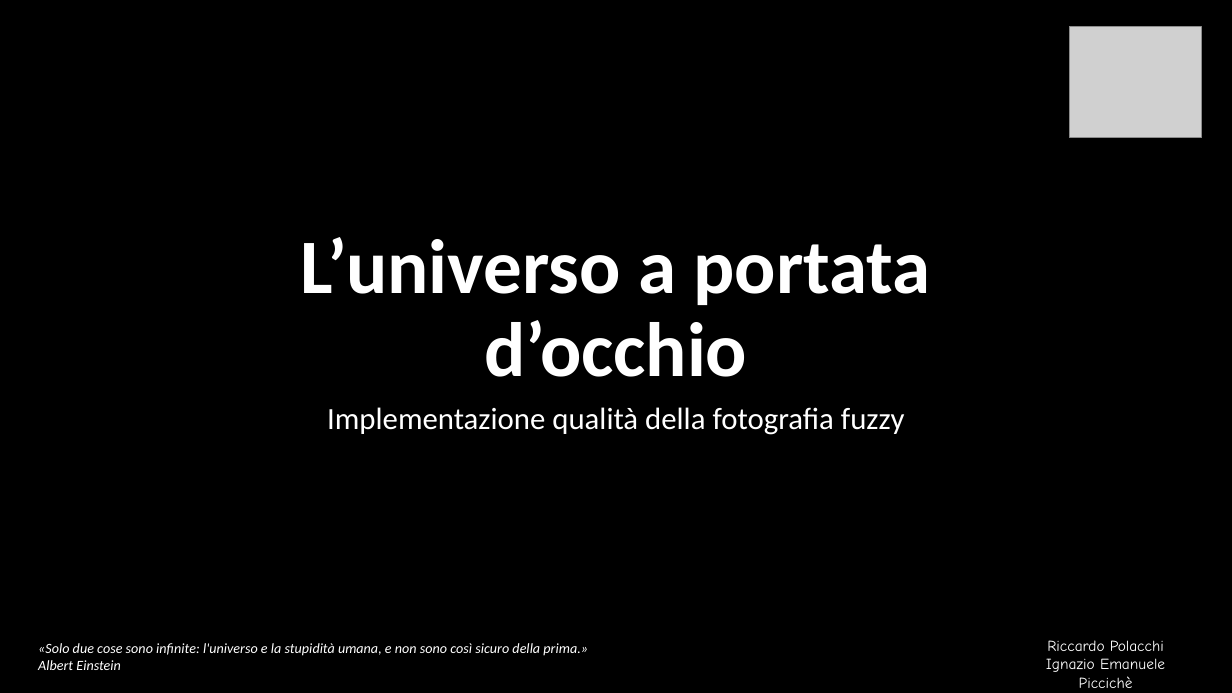
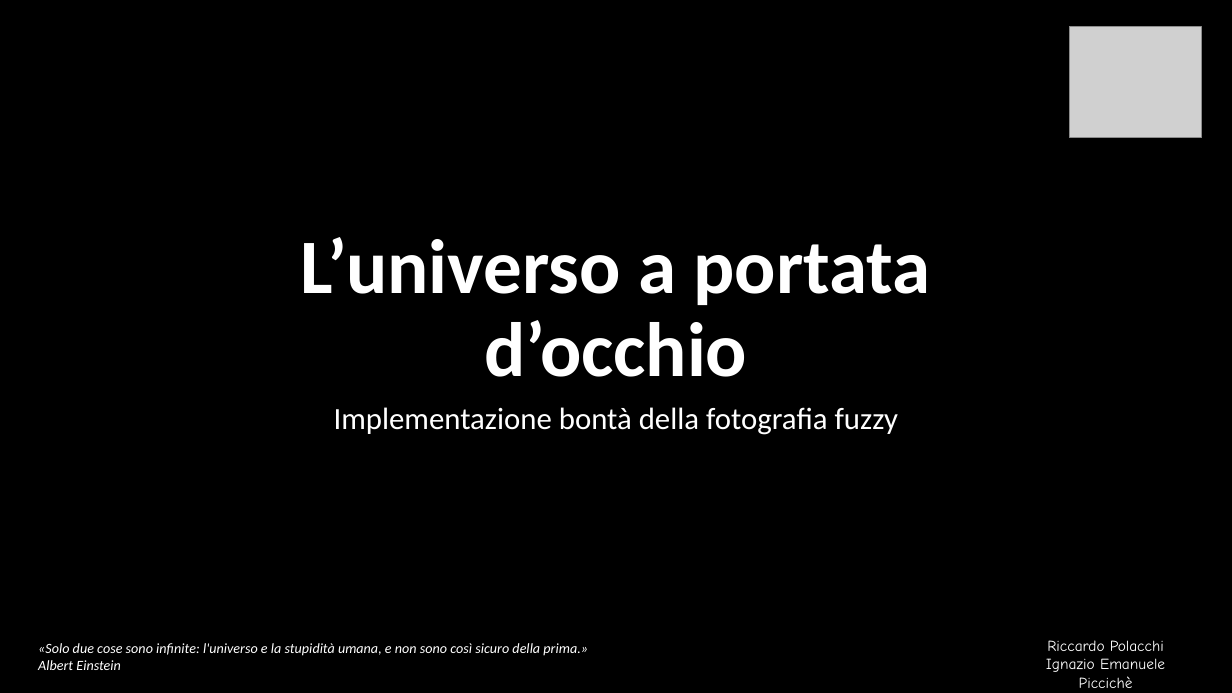
Before and after one commit to Ignazio-Emanuele-Picciche/AstrofotografiaModellistica, a slide deck: slide 1 of AstrofotografiaProgetto.pptx. Drawn at 1232x693 pixels with LibreOffice and Linux fonts; fonts in the diff are those of the drawing; grey boxes stand for pictures; background and template pictures are left out. Boxes give left, top, right and bottom in pixels: in the first picture for what was removed or moved away, otherwise in the second. Text is boxed around its words. In the diff, an @@ line names an element or a change of style, - is before the commit and + after.

Commit message:
modificato il ppt. Sistemate le ultime cose del fuzzy

```diff
--- a/AstrofotografiaProgetto.pptx
+++ b/AstrofotografiaProgetto.pptx
@@ subtitle at <box>334,407,899,435</box>: text changed @@
-Implementazione qualità della fotografia fuzzy
+Implementazione bontà della fotografia fuzzy
```
Also in this commit, not shown: 4 other slides changed, 9 slides added, 5 other files.
